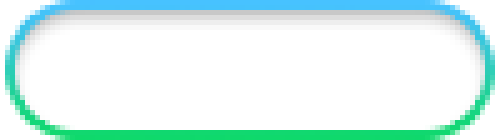
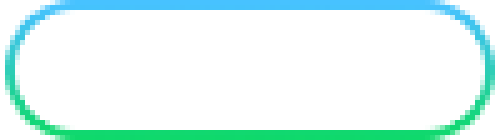
Layer changes from the first 500 × 140 image to the second:
hid "Press" over [left=15, top=10, right=485, bottom=130]
showed "Normal" over [left=15, top=10, right=485, bottom=130]
